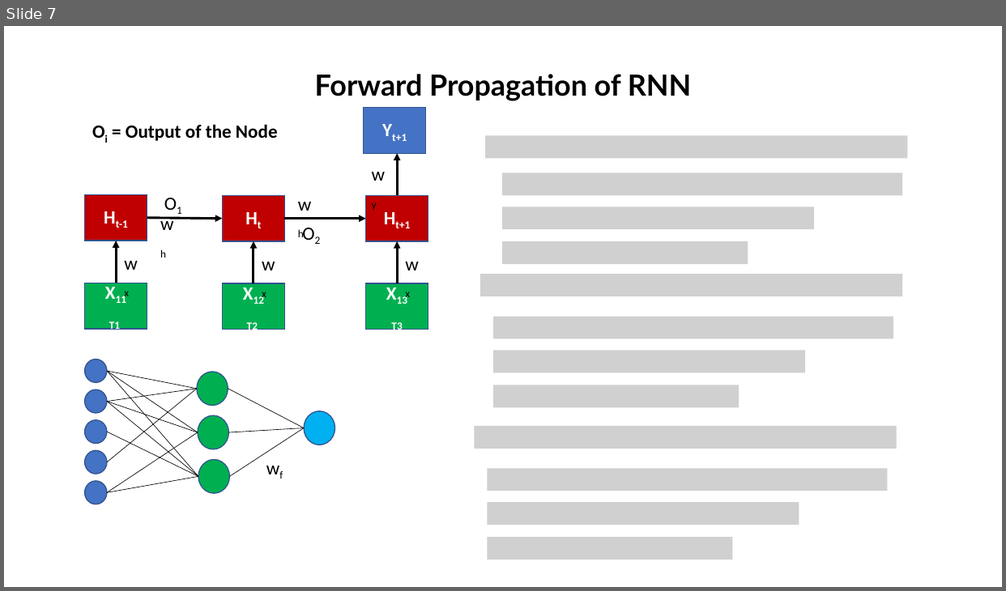
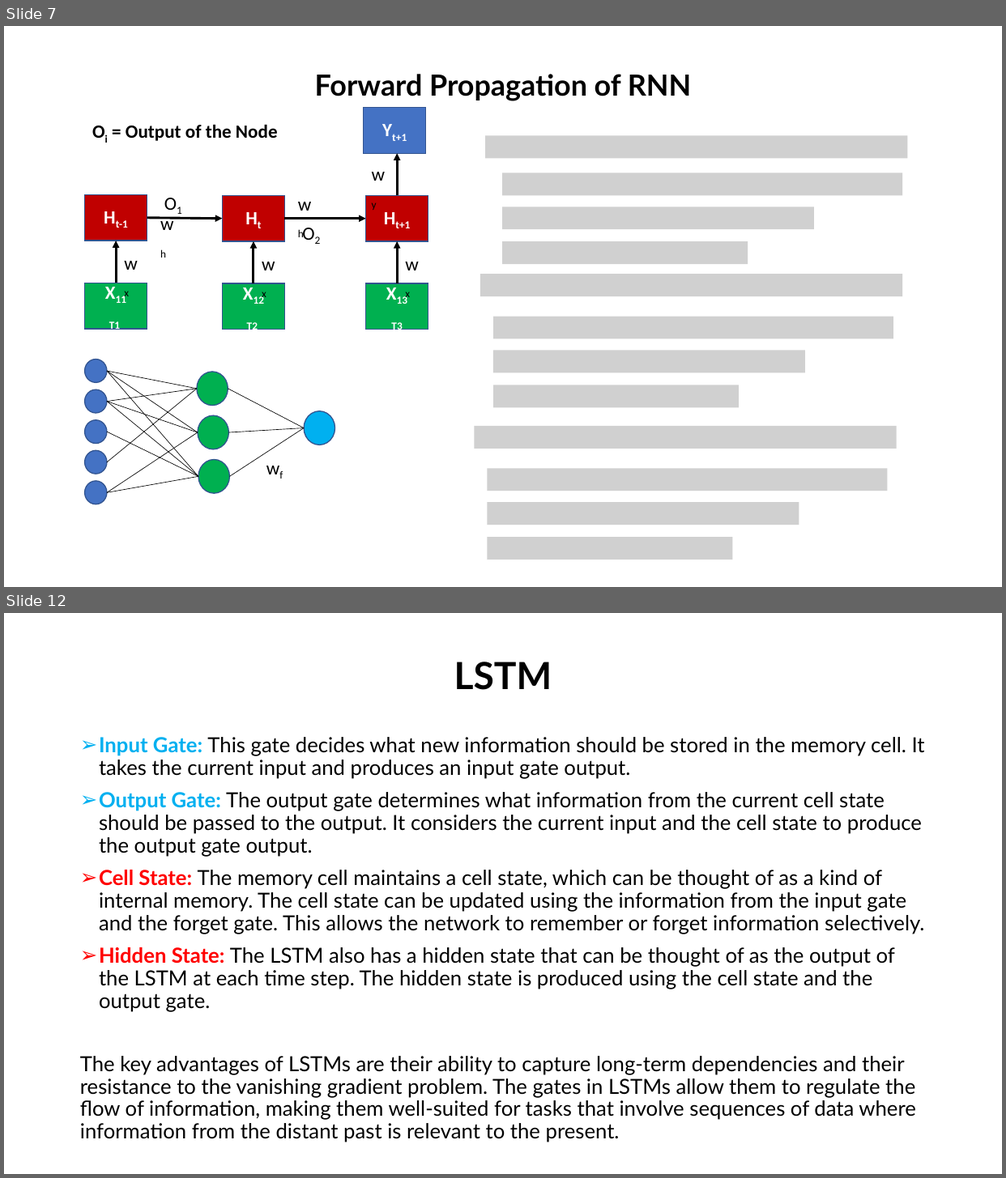
Before and after one commit to alaminbhuyan/ML_DL_AI_Files, a slide deck: DEEP LEARNING/RNN/RNN Concept.pptx. Shown one above the other, each under a label of ours: slide 7 before the commit, slides 7 and 12 after it; the slides between them are not shown. The pictures are 1006x591 and 1006x1178 pixels, drawn with LibreOffice and Linux fonts; fonts in the diff are those of the drawing; grey boxes stand for pictures. Boxes give left, top, right and bottom in pixels: in the first picture for what was removed or moved away, otherwise in the second. Text is boxed around its words. In the diff, an @@ line names an element or a change of style, - is before the commit and + after.

Commit message:
write something on LSTM

```diff
--- a/DEEP LEARNING/RNN/RNN Concept.pptx
+++ b/DEEP LEARNING/RNN/RNN Concept.pptx
@@ slide 12 added at box(4, 613, 1002, 1174), background #FFFFFF @@
@@ title added at box(454, 662, 552, 690), 36 pt, text #000000, bold @@
+LSTM
@@ text added at box(80, 737, 925, 1143), 20 pt, text #000000 @@
+➢ Input Gate: This gate decides what new information should be stored in the memory cell. It takes the current input and produces an input gate output.
+➢ Output Gate: The output gate determines what information from the current cell state should be passed to the output. It considers the current input and the cell state to produce the output gate output.
+➢ Cell State: The memory cell maintains a cell state, which can be thought of as a kind of internal memory. The cell state can be updated using the information from the input gate and the forget gate. This allows the network to remember or forget information selectively.
+➢ Hidden State: The LSTM also has a hidden state that can be thought of as the output of the LSTM at each time step. The hidden state is produced using the cell state and the output gate.
+The key advantages of LSTMs are their ability to capture long-term dependencies and their resistance to the vanishing gradient problem. The gates in LSTMs allow them to regulate the flow of information, making them well-suited for tasks that involve sequences of data where information from the distant past is relevant to the present.
```
Also in this commit, not shown: 3 slides changed, 11 other slides added, 1 slide removed.
